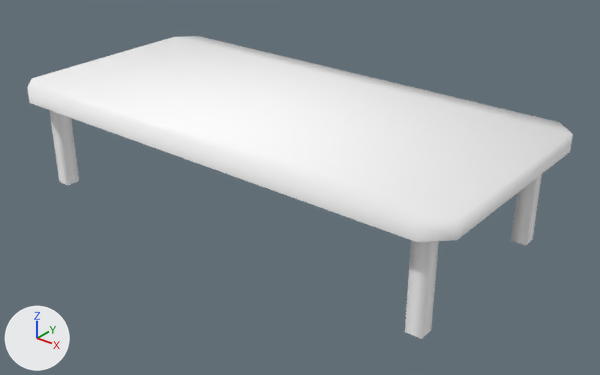
What one commit did to the glTF model public/3d/item/model__item__room.ofs_3224_0/3224IMSD01_10.gltf.
Before and after are seen from a camera (50 mm lens) standing at (1.895, -2.243, 1.514) and looking at (0.093, 0.01, 0.117). Arrows for +X, +Y and +Z are at lower left; the lights stay in place. The first picture is the older version.

The scene before the commit, as lines of its bpy script (objects in view):
```python
mat_imsd01_10_0 = principled_material('imsd01_10_0')
mat_imsd01_10_0.base_color = (1.0, 1.0, 1.0)  # white #ffffff
mat_imsd01_10_0.roughness = 1.0
mat_imsd01_10_1 = principled_material('imsd01_10_1')
mat_imsd01_10_1.base_color = (1.0, 1.0, 1.0)  # white #ffffff
mat_imsd01_10_1.roughness = 1.0
me_3224imsd01_10 = bpy.data.meshes.new('3224IMSD01_10')
me_3224imsd01_10.from_pydata(...)  # 48 vertices, 54 faces; spans x -0.98..0.98, y -0.48..0.48, z 0.0..0.44
# faces by material slot: [32, 22]
me_3224imsd01_10.materials.append(mat_imsd01_10_1)  # white #ffffff
me_3224imsd01_10.materials.append(mat_imsd01_10_0)  # white #ffffff
ob_3224imsd01_10 = bpy.data.objects.new('3224IMSD01_10', me_3224imsd01_10)
ob_3224imsd01_10.location = (0.0, 0.0, 0.0)
```
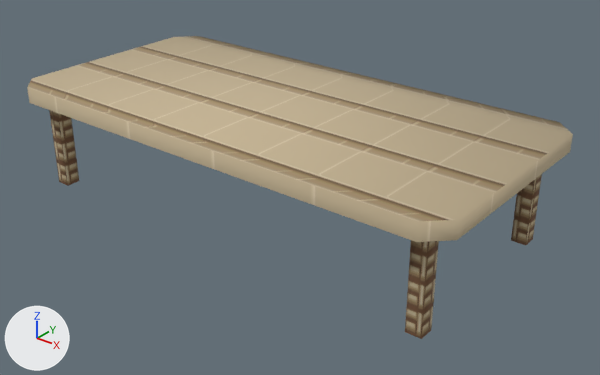
Diff of the bpy script that builds the scene:
```diff
--- a/public/3d/item/model__item__room.ofs_3224_0/3224IMSD01_10.gltf.py
+++ b/public/3d/item/model__item__room.ofs_3224_0/3224IMSD01_10.gltf.py
@@ img_imsd01_10_0 @@
+img_imsd01_10_0 = load_image('imsd01_10_0', '_unpacked/imsd01_10_0', 64, 32, 'sRGB')
@@ img_imsd01_10_1 @@
+img_imsd01_10_1 = load_image('imsd01_10_1', '_unpacked/imsd01_10_1', 64, 32, 'sRGB')
@@ mat_imsd01_10_1 @@
 mat_imsd01_10_1 = principled_material('imsd01_10_1')
-mat_imsd01_10_1.base_color = (1.0, 1.0, 1.0)  # white #ffffff
+mat_imsd01_10_1.texture = img_imsd01_10_1
 mat_imsd01_10_1.roughness = 1.0
@@ mat_imsd01_10_0 @@
 mat_imsd01_10_0 = principled_material('imsd01_10_0')
-mat_imsd01_10_0.base_color = (1.0, 1.0, 1.0)  # white #ffffff
+mat_imsd01_10_0.texture = img_imsd01_10_0
 mat_imsd01_10_0.roughness = 1.0
```

What differs and where, as boxes (x1, y1, x2, y2) in the pictures (600 x 375 px):
'3224IMSD01_10', surface changed (white to beige): (27, 36, 573, 339) in both
